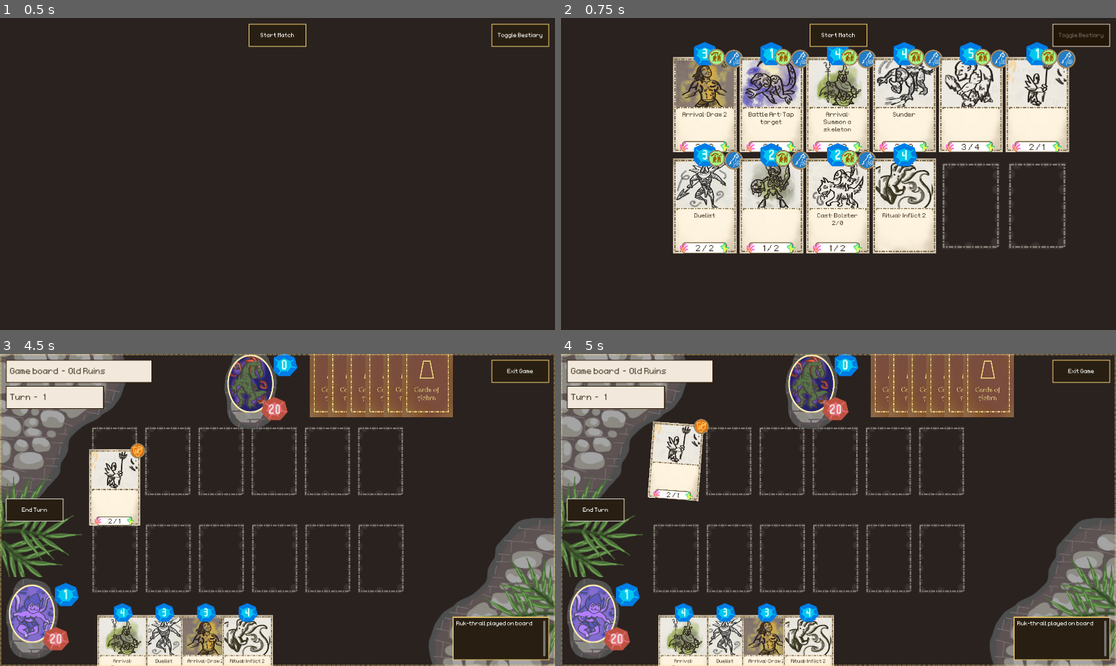
Above: before the commit, frames 1-4 (two rows, left to right).
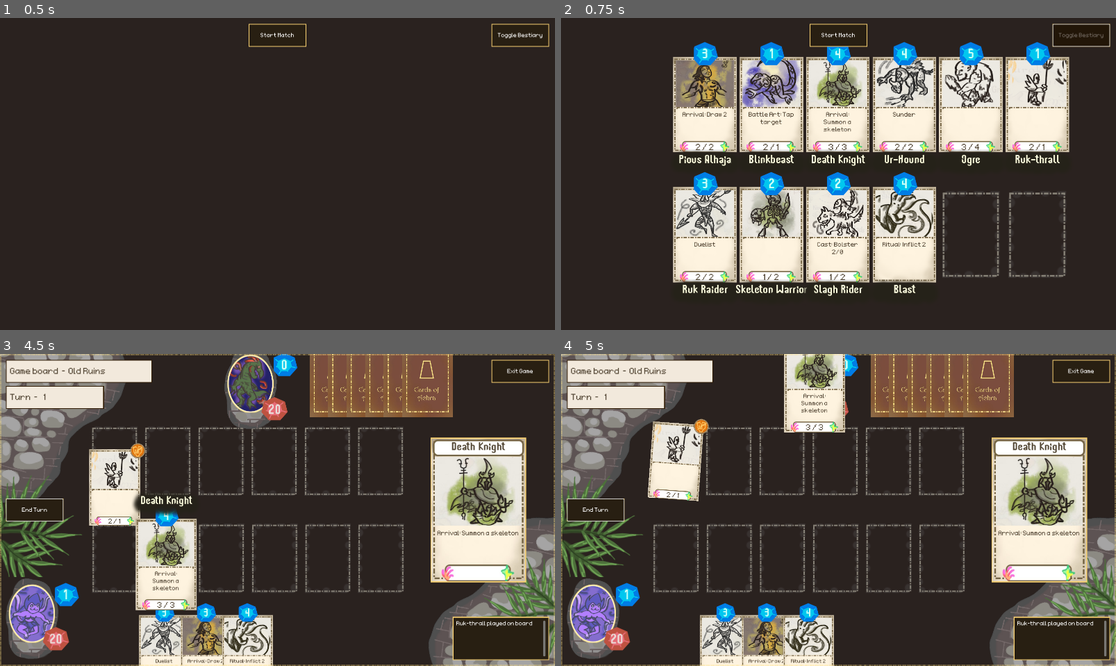
Above: after the commit, the same moments.

Repository: OttoElomaa/Godot-4-Ogre-Card-Game
Game: Godot game, scene res://GameScenes/MainMenu.tscn
Same seed, same stepped clock (60 frames per second), same inputs: the game is played once before the commit and once after it.
Inputs (mouse positions are in pixels of both pictures, inside the frame that each line leads up to):
- Up to frame 1 (0.5 s): no input
- Up to frame 2 (0.75 s): click (1082, 36) at 0.5 s
- Up to frame 3 (4.5 s): click (277, 372) at 1.25 s; click (33, 510) at 2 s; click (33, 510) at 2.75 s; click (33, 510) at 3.5 s; drag from (122, 653) to (255, 385) at 4.27 s
- Up to frame 4 (5 s): no input

Frame 1 is identical in both runs. In frame 2, 18% of the frame differs, in the area x 20-93%, y 9-90%; in frame 3, 13%; in frame 4, 12%.

Commit message:
States: Added None state. Bestiary/Card: Some tweaks

Diff:
--- a/Cards/card.gd
+++ b/Cards/card.gd
@@ -377,6 +377,20 @@
 		$Frontside/ActionState.hide()
 
 
+
+func turnOnBestiaryVisuals():
+	toggleManaCostIndicator(true)
+	toggleActionStateIndicator(false)
+	toggleTraveling(false)
+
+	$Frontside/CardNameBestiary.show()
+	$Frontside/CardNameBestiary/Label.text = cardName
+
+	updateCardLabels()
+
+
+#######################################################################################
+
 func playAttackAnimation():
 	if isEnemyCard:
 		$BodyAnimations.play("EnemyAttack")
--- a/Cards/card.tscn
+++ b/Cards/card.tscn
@@ -313,6 +313,29 @@
 label_settings = ExtResource("9_l781d")
 horizontal_alignment = 1
 
+[node name="CardNameBestiary" type="Node2D" parent="Frontside"]
+visible = false
+position = Vector2(0, 200)
+
+[node name="Shadow" type="Sprite2D" parent="Frontside/CardNameBestiary"]
+texture = ExtResource("9_i3xqw")
+
+[node name="Label" type="Label" parent="Frontside/CardNameBestiary"]
+anchors_preset = 8
+anchor_left = 0.5
+anchor_top = 0.5
+anchor_right = 0.5
+anchor_bottom = 0.5
+offset_left = -120.5
+offset_top = -28.5
+offset_right = 120.5
+offset_bottom = 28.5
+grow_horizontal = 2
+grow_vertical = 2
+text = "Card Name"
+label_settings = ExtResource("9_l781d")
+horizontal_alignment = 1
+
 [node name="ActionState" type="Node2D" parent="Frontside"]
 position = Vector2(100, -164)
 scale = Vector2(0.6, 0.6)
--- a/GameScenes/Autoloads/states.gd
+++ b/GameScenes/Autoloads/states.gd
@@ -6,3 +6,12 @@
 }
 
 var gameState: GameStates = GameStates.PLAY
+
+
+
+func statesNone():
+	gameState = GameStates.NONE
+
+
+func statesPlay():
+	gameState = GameStates.PLAY
--- a/GameScenes/MainMenu.tscn
+++ b/GameScenes/MainMenu.tscn
@@ -98,22 +98,22 @@
 position = Vector2(1648, 200)
 
 [node name="BestiarySlot7" parent="Bestiary/Slots" instance=ExtResource("6_b8l8w")]
-position = Vector2(498, 550)
+position = Vector2(498, 650)
 
 [node name="BestiarySlot8" parent="Bestiary/Slots" instance=ExtResource("6_b8l8w")]
-position = Vector2(728, 550)
+position = Vector2(728, 650)
 
 [node name="BestiarySlot9" parent="Bestiary/Slots" instance=ExtResource("6_b8l8w")]
-position = Vector2(958, 550)
+position = Vector2(958, 650)
 
 [node name="BestiarySlot10" parent="Bestiary/Slots" instance=ExtResource("6_b8l8w")]
-position = Vector2(1188, 550)
+position = Vector2(1188, 650)
 
 [node name="BestiarySlot11" parent="Bestiary/Slots" instance=ExtResource("6_b8l8w")]
-position = Vector2(1418, 550)
+position = Vector2(1418, 650)
 
 [node name="BestiarySlot12" parent="Bestiary/Slots" instance=ExtResource("6_b8l8w")]
-position = Vector2(1648, 550)
+position = Vector2(1648, 650)
 
 [node name="CardsManager" type="Node2D" parent="." groups=["cardManager"]]
 script = ExtResource("7_wqb3i")
--- a/GameScenes/gameBoard.gd
+++ b/GameScenes/gameBoard.gd
@@ -16,6 +16,8 @@
 
 
 func _ready() -> void:
+
+	States.statesPlay()
 
 	$CardsManager.main = self
 	$CardsManager.battleSystem = $BattleSystem
--- a/GameScenes/main_menu.gd
+++ b/GameScenes/main_menu.gd
@@ -9,7 +9,7 @@
 
 func _ready() -> void:
 
-	States.gameState = States.GameStates.NONE
+	States.statesNone()
 	$Bestiary.hide()
 
 
@@ -53,6 +53,6 @@
 				card.position = slot.position
 				$Bestiary/Cards.add_child(card)
 
-				card.toggleManaCostIndicator(true)
+				card.turnOnBestiaryVisuals()
 
 				counter += 1
